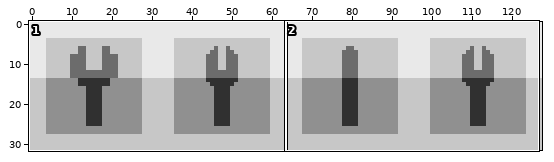
A sprite sheet gets an edit: SummerProject/Content/textures/healthpack.png. Above, an overview of the earlier version with the close-up marked.
Close-up. Before the commit:
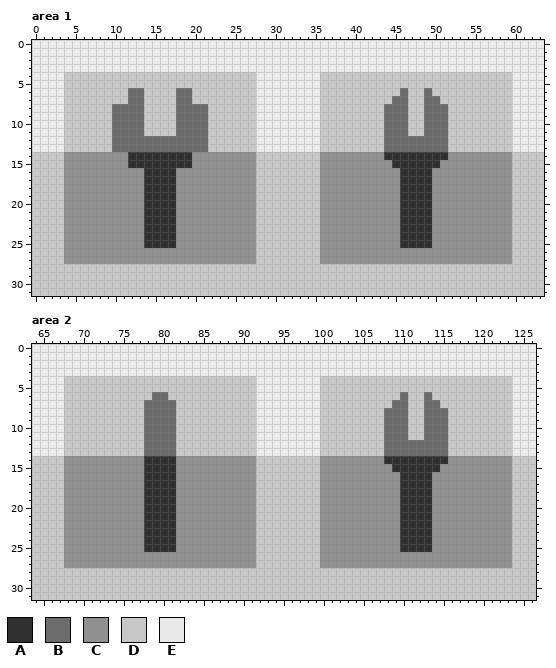
The file is 128x32 pixels. Colours within 5 levels of each other are drawn and written as one. Shown: area 1: x 0..63, y 0..31; area 2: x 64..126, y 0..31.
Palette (. is transparent): A #303030  B #6c6c6c  C #909090  D #c7c7c7  E #e9e9e9
Once edited:
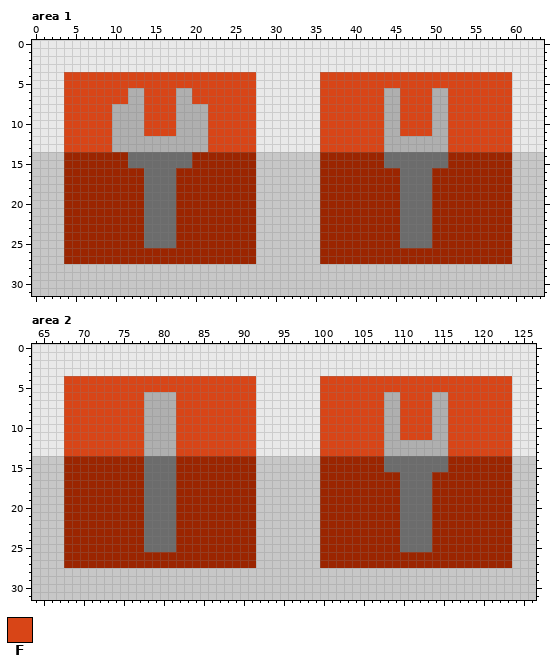
Colours new in this view: F #d84517
Change:
@@ palette @@
-A #303030
+A #6c6c6c
-B #6c6c6c
+B #afafaf
-C #909090
+C #9b2500
--- area 1
@@ x 0..63 @@
  3 EEEEEEEEEEEEEEEEEEEEEEEEEEEEEEEEEEEEEEEEEEEEEEEEEEEEEEEEEEEEEEEE
- 4 EEEEDDDDDDDDDDDDDDDDDDDDDDDDEEEEEEEEDDDDDDDDDDDDDDDDDDDDDDDDEEEE
- 5 EEEEDDDDDDDDDDDDDDDDDDDDDDDDEEEEEEEEDDDDDDDDDDDDDDDDDDDDDDDDEEEE
- 6 EEEEDDDDDDDDBBDDDDBBDDDDDDDDEEEEEEEEDDDDDDDDDDBDDBDDDDDDDDDDEEEE
- 7 EEEEDDDDDDDDBBDDDDBBDDDDDDDDEEEEEEEEDDDDDDDDDBBDDBBDDDDDDDDDEEEE
- 8 EEEEDDDDDDBBBBDDDDBBBBDDDDDDEEEEEEEEDDDDDDDDBBBDDBBBDDDDDDDDEEEE
- 9 EEEEDDDDDDBBBBDDDDBBBBDDDDDDEEEEEEEEDDDDDDDDBBBDDBBBDDDDDDDDEEEE
-10 EEEEDDDDDDBBBBDDDDBBBBDDDDDDEEEEEEEEDDDDDDDDBBBDDBBBDDDDDDDDEEEE
-11 EEEEDDDDDDBBBBDDDDBBBBDDDDDDEEEEEEEEDDDDDDDDBBBDDBBBDDDDDDDDEEEE
-12 EEEEDDDDDDBBBBBBBBBBBBDDDDDDEEEEEEEEDDDDDDDDBBBBBBBBDDDDDDDDEEEE
-13 EEEEDDDDDDBBBBBBBBBBBBDDDDDDEEEEEEEEDDDDDDDDBBBBBBBBDDDDDDDDEEEE
+ 4 EEEEFFFFFFFFFFFFFFFFFFFFFFFFEEEEEEEEFFFFFFFFFFFFFFFFFFFFFFFFEEEE
+ 5 EEEEFFFFFFFFFFFFFFFFFFFFFFFFEEEEEEEEFFFFFFFFFFFFFFFFFFFFFFFFEEEE
+ 6 EEEEFFFFFFFFBBFFFFBBFFFFFFFFEEEEEEEEFFFFFFFFBBFFFFBBFFFFFFFFEEEE
+ 7 EEEEFFFFFFFFBBFFFFBBFFFFFFFFEEEEEEEEFFFFFFFFBBFFFFBBFFFFFFFFEEEE
+ 8 EEEEFFFFFFBBBBFFFFBBBBFFFFFFEEEEEEEEFFFFFFFFBBFFFFBBFFFFFFFFEEEE
+ 9 EEEEFFFFFFBBBBFFFFBBBBFFFFFFEEEEEEEEFFFFFFFFBBFFFFBBFFFFFFFFEEEE
+10 EEEEFFFFFFBBBBFFFFBBBBFFFFFFEEEEEEEEFFFFFFFFBBFFFFBBFFFFFFFFEEEE
+11 EEEEFFFFFFBBBBFFFFBBBBFFFFFFEEEEEEEEFFFFFFFFBBFFFFBBFFFFFFFFEEEE
+12 EEEEFFFFFFBBBBBBBBBBBBFFFFFFEEEEEEEEFFFFFFFFBBBBBBBBFFFFFFFFEEEE
+13 EEEEFFFFFFBBBBBBBBBBBBFFFFFFEEEEEEEEFFFFFFFFBBBBBBBBFFFFFFFFEEEE
 14 DDDDCCCCCCCCAAAAAAAACCCCCCCCDDDDDDDDCCCCCCCCAAAAAAAACCCCCCCCDDDD
-15 DDDDCCCCCCCCAAAAAAAACCCCCCCCDDDDDDDDCCCCCCCCCAAAAAACCCCCCCCCDDDD
+15 DDDDCCCCCCCCAAAAAAAACCCCCCCCDDDDDDDDCCCCCCCCAAAAAAAACCCCCCCCDDDD
 16 DDDDCCCCCCCCCCAAAACCCCCCCCCCDDDDDDDDCCCCCCCCCCAAAACCCCCCCCCCDDDD
--- area 2
@@ x 64..126 @@
  3 EEEEEEEEEEEEEEEEEEEEEEEEEEEEEEEEEEEEEEEEEEEEEEEEEEEEEEEEEEEEEEE
- 4 EEEEDDDDDDDDDDDDDDDDDDDDDDDDEEEEEEEEDDDDDDDDDDDDDDDDDDDDDDDDEEE
- 5 EEEEDDDDDDDDDDDDDDDDDDDDDDDDEEEEEEEEDDDDDDDDDDDDDDDDDDDDDDDDEEE
- 6 EEEEDDDDDDDDDDDBBDDDDDDDDDDDEEEEEEEEDDDDDDDDDDBDDBDDDDDDDDDDEEE
- 7 EEEEDDDDDDDDDDBBBBDDDDDDDDDDEEEEEEEEDDDDDDDDDBBDDBBDDDDDDDDDEEE
- 8 EEEEDDDDDDDDDDBBBBDDDDDDDDDDEEEEEEEEDDDDDDDDBBBDDBBBDDDDDDDDEEE
- 9 EEEEDDDDDDDDDDBBBBDDDDDDDDDDEEEEEEEEDDDDDDDDBBBDDBBBDDDDDDDDEEE
-10 EEEEDDDDDDDDDDBBBBDDDDDDDDDDEEEEEEEEDDDDDDDDBBBDDBBBDDDDDDDDEEE
-11 EEEEDDDDDDDDDDBBBBDDDDDDDDDDEEEEEEEEDDDDDDDDBBBDDBBBDDDDDDDDEEE
-12 EEEEDDDDDDDDDDBBBBDDDDDDDDDDEEEEEEEEDDDDDDDDBBBBBBBBDDDDDDDDEEE
-13 EEEEDDDDDDDDDDBBBBDDDDDDDDDDEEEEEEEEDDDDDDDDBBBBBBBBDDDDDDDDEEE
+ 4 EEEEFFFFFFFFFFFFFFFFFFFFFFFFEEEEEEEEFFFFFFFFFFFFFFFFFFFFFFFFEEE
+ 5 EEEEFFFFFFFFFFFFFFFFFFFFFFFFEEEEEEEEFFFFFFFFFFFFFFFFFFFFFFFFEEE
+ 6 EEEEFFFFFFFFFFBBBBFFFFFFFFFFEEEEEEEEFFFFFFFFBBFFFFBBFFFFFFFFEEE
+ 7 EEEEFFFFFFFFFFBBBBFFFFFFFFFFEEEEEEEEFFFFFFFFBBFFFFBBFFFFFFFFEEE
+ 8 EEEEFFFFFFFFFFBBBBFFFFFFFFFFEEEEEEEEFFFFFFFFBBFFFFBBFFFFFFFFEEE
+ 9 EEEEFFFFFFFFFFBBBBFFFFFFFFFFEEEEEEEEFFFFFFFFBBFFFFBBFFFFFFFFEEE
+10 EEEEFFFFFFFFFFBBBBFFFFFFFFFFEEEEEEEEFFFFFFFFBBFFFFBBFFFFFFFFEEE
+11 EEEEFFFFFFFFFFBBBBFFFFFFFFFFEEEEEEEEFFFFFFFFBBFFFFBBFFFFFFFFEEE
+12 EEEEFFFFFFFFFFBBBBFFFFFFFFFFEEEEEEEEFFFFFFFFBBBBBBBBFFFFFFFFEEE
+13 EEEEFFFFFFFFFFBBBBFFFFFFFFFFEEEEEEEEFFFFFFFFBBBBBBBBFFFFFFFFEEE
 14 DDDDCCCCCCCCCCAAAACCCCCCCCCCDDDDDDDDCCCCCCCCAAAAAAAACCCCCCCCDDD
-15 DDDDCCCCCCCCCCAAAACCCCCCCCCCDDDDDDDDCCCCCCCCCAAAAAACCCCCCCCCDDD
+15 DDDDCCCCCCCCCCAAAACCCCCCCCCCDDDDDDDDCCCCCCCCAAAAAAAACCCCCCCCDDD
 16 DDDDCCCCCCCCCCAAAACCCCCCCCCCDDDDDDDDCCCCCCCCCCAAAACCCCCCCCCCDDD
Boxes around the changes in both close-ups, in picture pixels (x1, y1, x2, y2):
changed: (64, 72, 256, 264)
changed: (320, 72, 512, 264)
changed: (64, 376, 256, 568)
changed: (320, 376, 512, 568)
